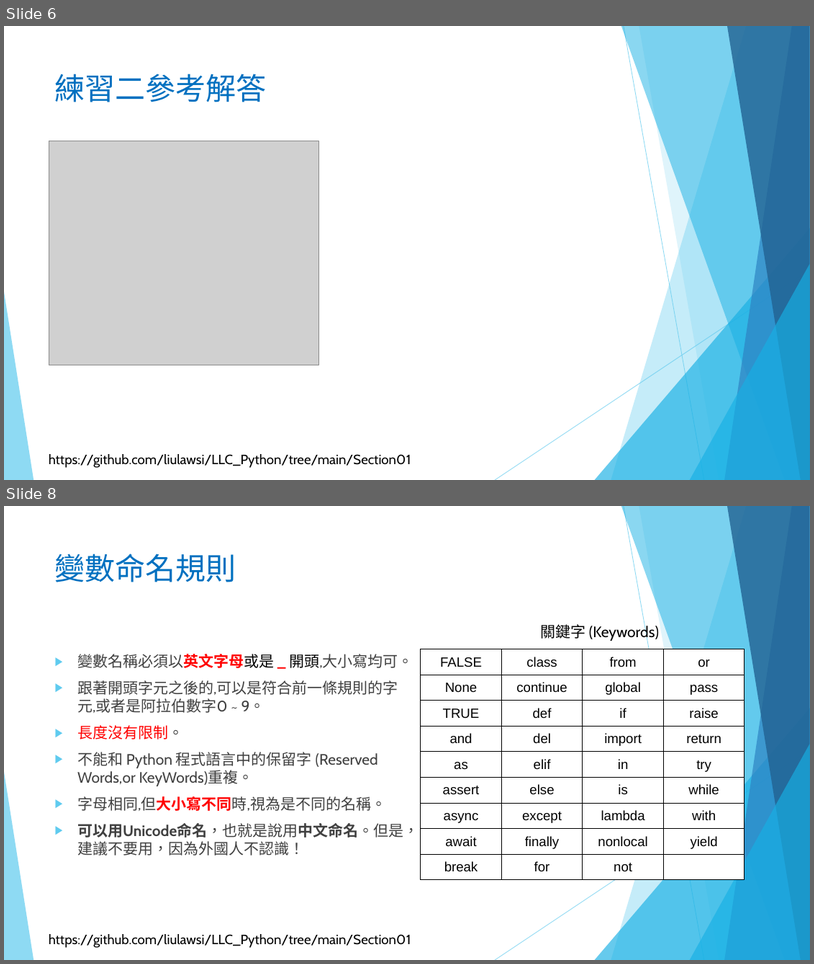
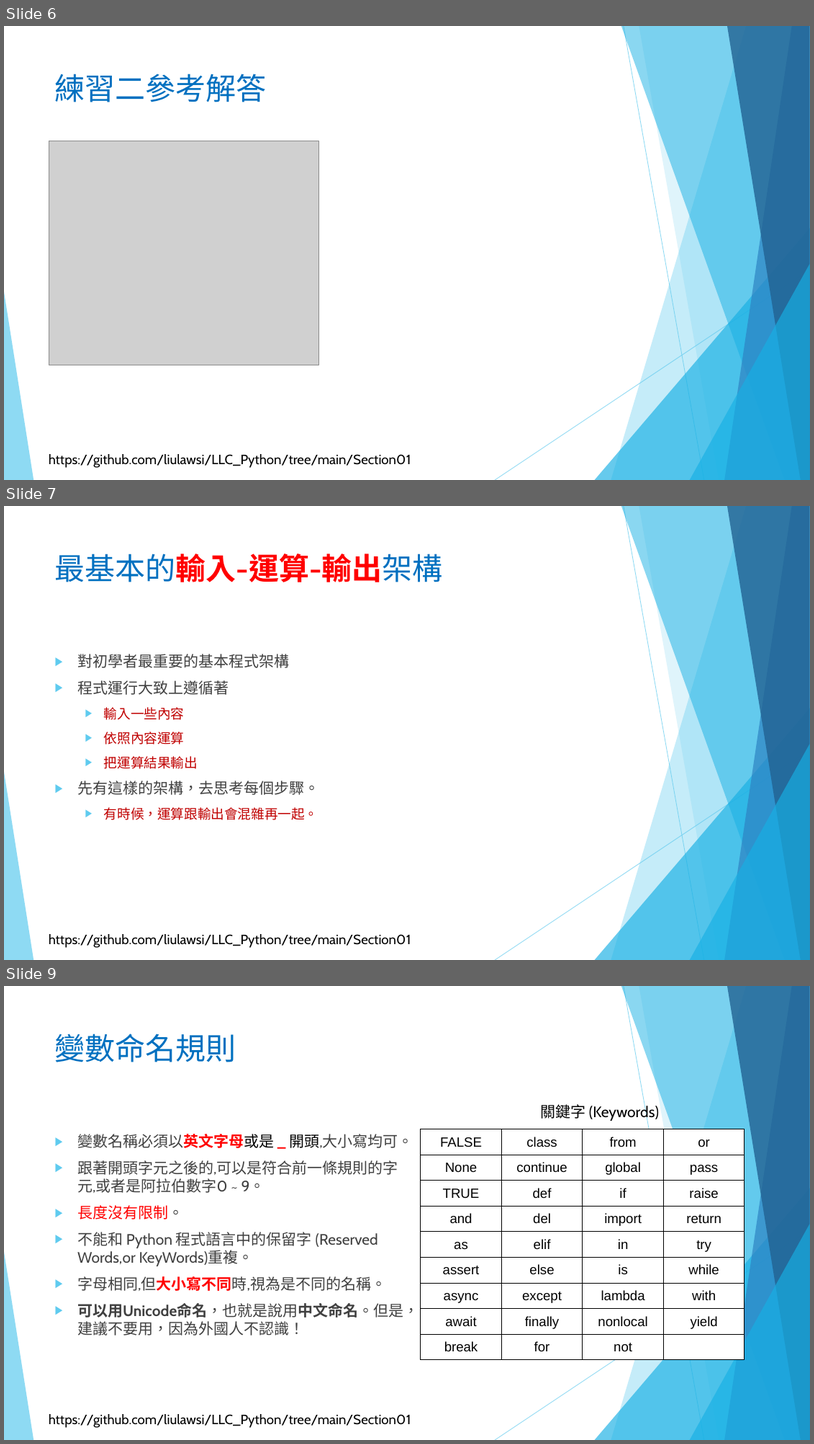
Before and after one commit to liulawsi/My_PPTs, a slide deck: LCC/Python/01_千里之行始於足下.pptx. Shown one above the other, each under a label of ours: slides 6 and 8 before the commit, slides 6, 7 and 9 after it; the slides between them are not shown. The pictures are 814x964 and 814x1444 pixels, drawn with LibreOffice and Linux fonts; fonts in the diff are those of the drawing; grey boxes stand for pictures; background and template pictures are left out. Boxes give left, top, right and bottom in pixels: in the first picture for what was removed or moved away, otherwise in the second. Text is boxed around its words. In the diff, an @@ line names an element or a change of style, - is before the commit and + after.

```diff
--- a/LCC/Python/01_千里之行始於足下.pptx
+++ b/LCC/Python/01_千里之行始於足下.pptx
@@ slide 7 added at box(4, 506, 810, 960), background #FFFFFF; not listed: 11 template elements that a slide beside it also shows @@
@@ title added at box(55, 554, 443, 582), 36 pt, text #FF0000, bold @@
+最基本的輸入-運算-輸出架構
@@ text added at box(77, 654, 319, 820), 18 pt, text #404040 @@
+▶ 對初學者最重要的基本程式架構
+▶ 程式運行大致上遵循著
+  ▶ 輸入一些內容
+  ▶ 依照內容運算
+  ▶ 把運算結果輸出
+▶ 先有這樣的架構，去思考每個步驟。
+  ▶ 有時候，運算跟輸出會混雜再一起。
@@ what was slide 8 is now slide 9 @@
```
Also in this commit, not shown: 5 slides changed, 1 other slide added, 7 other files.
